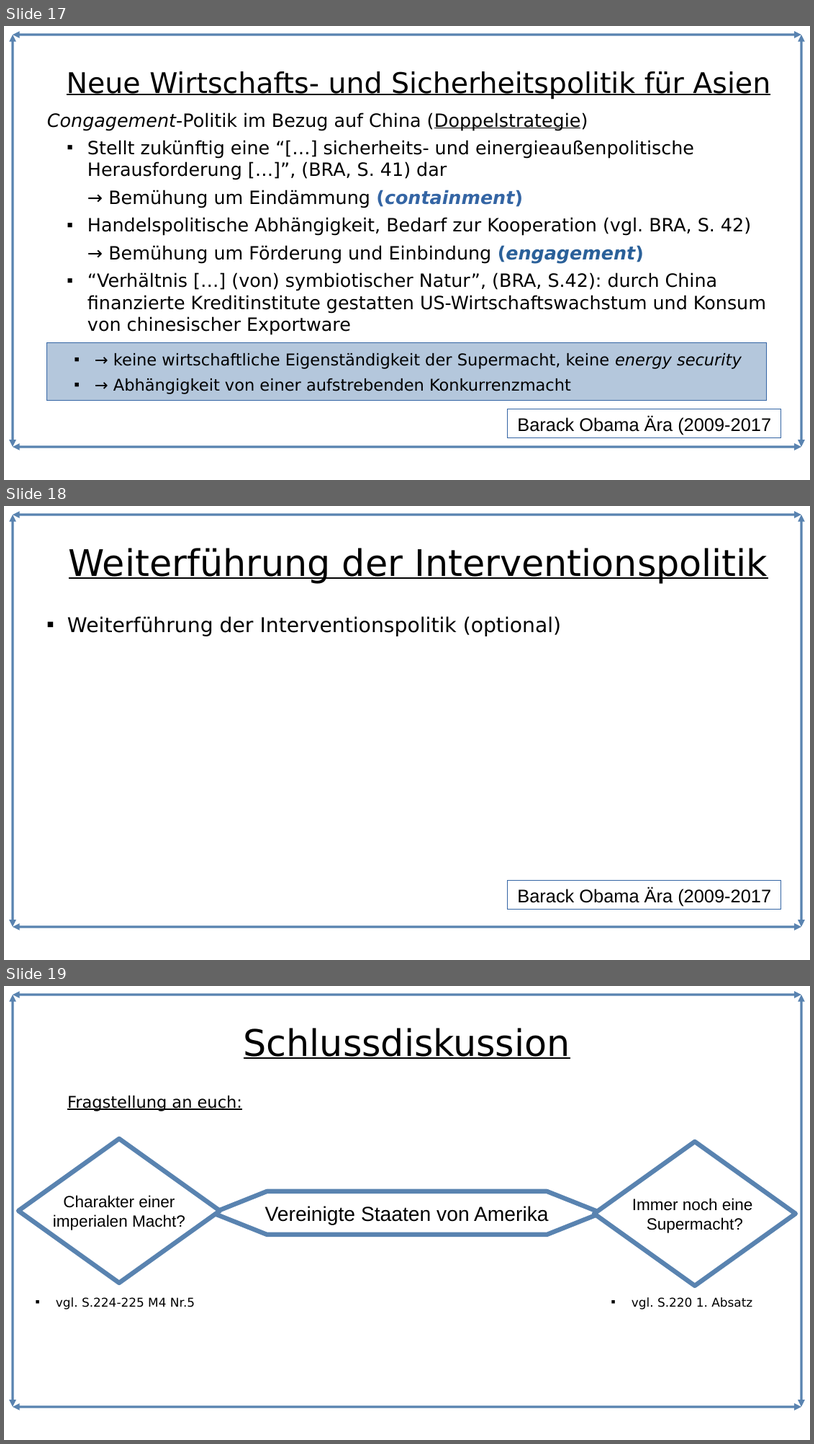
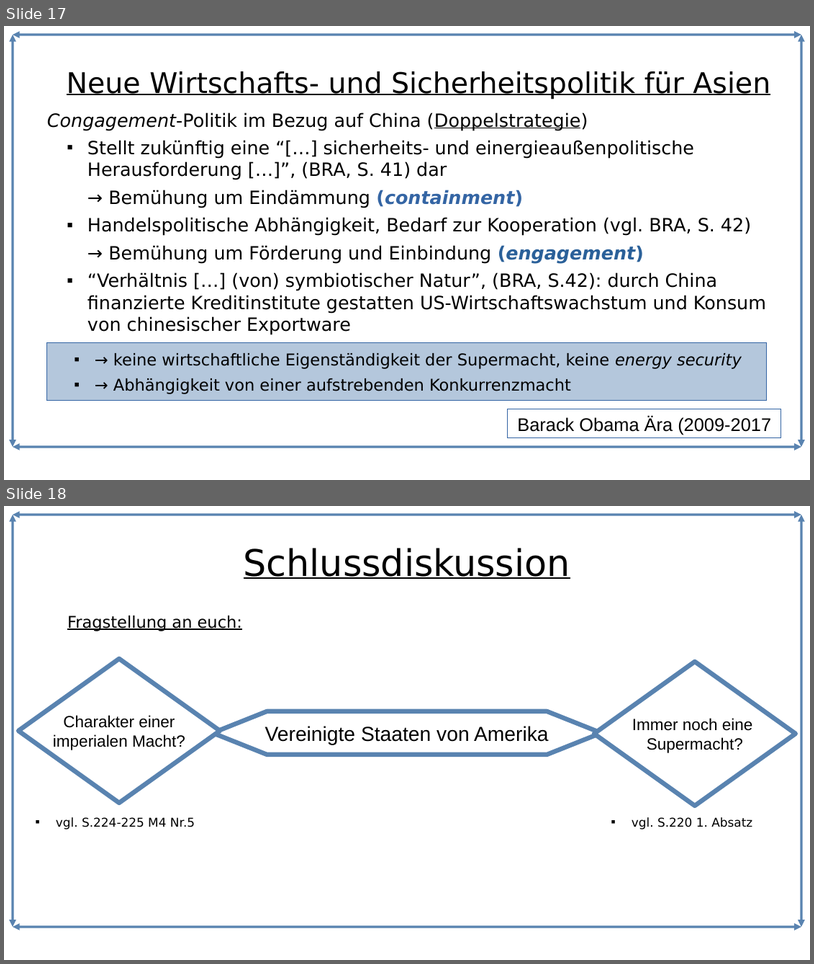
Before and after one commit to Lacrimus/Referat-Geschichte-USA-die-einzig-verbleibende-Weltmacht-, a slide deck: USA-die-einzig-verbleibende-Weltmacht.odp. Shown one above the other, each under a label of ours: slides 17, 18 and 19 before the commit, slides 17 and 18 after it. The pictures are 814x1444 and 814x964 pixels, drawn with LibreOffice and Linux fonts; fonts in the diff are those of the drawing. Boxes give left, top, right and bottom in pixels: in the first picture for what was removed or moved away, otherwise in the second. Text is boxed around its words. In the diff, an @@ line names an element or a change of style, - is before the commit and + after.

Commit message:
removed empty slide

```diff
--- a/USA-die-einzig-verbleibende-Weltmacht.odp
+++ b/USA-die-einzig-verbleibende-Weltmacht.odp
@@ slide 18 removed at (4, 506, 810, 960), background #FFFFFF; not listed: 4 template elements that a slide beside it also shows @@
@@ title removed at (69, 548, 768, 584) @@
-Weiterführung der Interventionspolitik
@@ text removed at (67, 616, 561, 636) @@
-■ Weiterführung der Interventionspolitik (optional)
@@ rectangle removed at (508, 880, 782, 909) @@
-Barack Obama Ära (2009-2017
@@ what was slide 19 is now slide 18 @@
```
Also in this commit, not shown: 1 other file.
